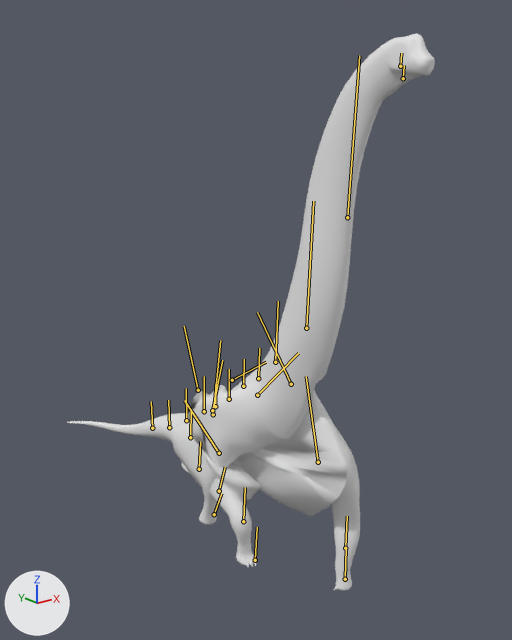
What one commit did to the glTF model bichos/modelos/braquiossauro.glb.
Rendered twice from a camera (50 mm lens) standing at (-16.0, -23.7, 18.2) and looking at (1.4, -2.0, 9.5). Every picture has the same lights, and +X, +Y and +Z are marked at lower left. The older version comes first. Both versions are drawn at frame 27 of the action 'correr'; the numbers are the values there. The bones that change, and the others that lie on the model, are drawn over the model as lines.

The first picture shows 'braquiossauro_malha_0'.
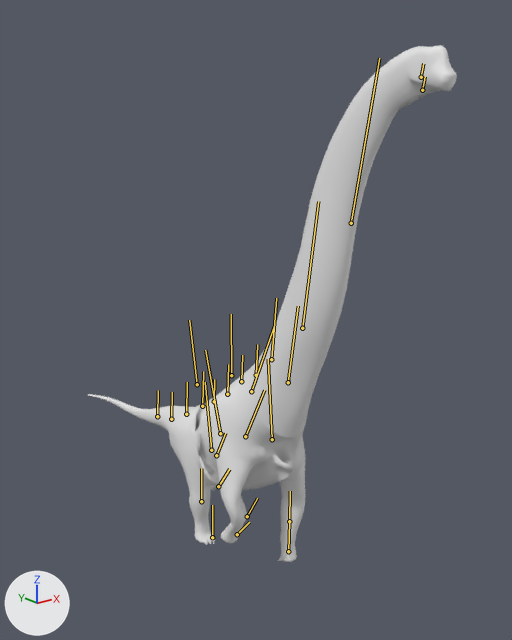
What the commit changed:
Bone 'quadril' (bone_quadril) moves from (0.01, -0.29, 0.0) to (-0.06, -0.05, 0.0).
Bone 'quadril' (bone_quadril) turns from (2, 0, 0) to (3, -1, -1) degrees about its own x, y and z.
Bone 'coluna_1' (bone_coluna_1) turns from (0, 0, 0) to (0, -1, 0) degrees about its own x, y and z.
Bone 'coluna_2' (bone_coluna_2) turns from (0, 0, 0) to (0, -1, 0) degrees about its own x, y and z.
Bone 'coluna_3' (bone_coluna_3) turns from (0, 0, 0) to (0, -1, 0) degrees about its own x, y and z.
Bone 'pescoco_1' (bone_pescoco_1) turns from (0, 0, 0) to (2, 1, 0) degrees about its own x, y and z.
Bone 'pescoco_2' (bone_pescoco_2) turns from (0, 0, 0) to (2, 1, 0) degrees about its own x, y and z.
Bone 'pescoco_3' (bone_pescoco_3) turns from (0, 0, 0) to (2, 1, 0) degrees about its own x, y and z.
Bone 'ombro_E' (bone_ombro_e) turns from (-42, 0, 0) to (5, 0, 0) degrees about its own x, y and z.
Bone 'antebraco_E' (bone_antebraco_e) turns from (28, 0, 0) to (-15, 0, 0) degrees about its own x, y and z.
Bone 'mao_E' (bone_mao_e) turns from (13, 0, 0) to (7, 0, 0) degrees about its own x, y and z.
Bone 'ombro_D' (bone_ombro_d) turns from (42, 0, 0) to (22, 0, 0) degrees about its own x, y and z.
Bone 'antebraco_D' (bone_antebraco_d) turns from (-33, 0, 0) to (-45, 0, 0) degrees about its own x, y and z.
Bone 'mao_D' (bone_mao_d) turns from (8, 0, 0) to (51, 0, 0) degrees about its own x, y and z.
Bone 'cauda_1' (bone_cauda_1) turns from (0, 2, 0) to (1, -1, 0) degrees about its own x, y and z.
Bone 'cauda_2' (bone_cauda_2) turns from (0, 2, 0) to (1, 0, 0) degrees about its own x, y and z.
Bone 'cauda_3' (bone_cauda_3) turns from (-1, 3, 0) to (1, 1, 0) degrees about its own x, y and z.
Bone 'cauda_4' (bone_cauda_4) turns from (-1, 3, 0) to (0, 1, 0) degrees about its own x, y and z.
Bone 'coxa_E' (bone_coxa_e) turns from (55, 0, 0) to (-4, 0, 0) degrees about its own x, y and z.
Bone 'canela_E' (bone_canela_e) turns from (-39, 0, 0) to (27, 0, 0) degrees about its own x, y and z.
Bone 'pe_E' (bone_pe_e) turns from (-12, 0, 0) to (1, 0, 0) degrees about its own x, y and z.
Bone 'coxa_D' (bone_coxa_d) turns from (-22, 0, 0) to (-13, 0, 0) degrees about its own x, y and z.
Bone 'canela_D' (bone_canela_d) turns from (-39, 0, 0) to (2, 0, 0) degrees about its own x, y and z.
Bone 'pe_D' (bone_pe_d) turns from (62, 0, 0) to (9, 0, 0) degrees about its own x, y and z.

What differs and where, as boxes [x1, y1, x2, y2] in the pictures (512 x 640 px):
'braquiossauro_malha_0', posed (7% shorter): before [66, 33, 435, 591]; after [88, 45, 457, 562]
bone 'quadril', root to tip: before (215, 406) to (215, 384); after (214, 401) to (214, 379)
bone 'coluna_1', root to tip: before (229, 399) to (229, 369); after (227, 394) to (228, 364)
bone 'coluna_2', root to tip: before (243, 386) to (244, 359); after (241, 381) to (242, 355)
bone 'coluna_3', root to tip: before (258, 378) to (259, 348); after (256, 375) to (257, 344)
bone 'pescoco_1', root to tip: before (275, 362) to (278, 301); after (271, 359) to (276, 298)
bone 'pescoco_2', root to tip: before (306, 328) to (313, 201); after (302, 328) to (318, 201)
bone 'pescoco_3', root to tip: before (347, 217) to (359, 55); after (351, 223) to (379, 58)
bone 'ombro_E', root to tip: before (291, 384) to (257, 312); after (288, 382) to (298, 306)
bone 'antebraco_E', root to tip: before (318, 462) to (306, 376); after (272, 439) to (268, 359)
bone 'mao_E', root to tip: before (345, 548) to (347, 516); after (289, 521) to (290, 491)
bone 'ombro_D', root to tip: before (257, 395) to (298, 353); after (251, 391) to (274, 326)
bone 'antebraco_D', root to tip: before (213, 414) to (220, 340); after (220, 433) to (205, 350)
bone 'mao_D', root to tip: before (219, 491) to (225, 467); after (247, 516) to (257, 498)
bone 'cauda_1', root to tip: before (204, 411) to (204, 376); after (202, 406) to (203, 371)
bone 'cauda_2', root to tip: before (186, 420) to (186, 388); after (186, 414) to (187, 382)
bone 'cauda_3', root to tip: before (169, 427) to (168, 400); after (171, 419) to (172, 392)
bone 'cauda_4', root to tip: before (152, 428) to (151, 401); after (157, 416) to (158, 390)
bone 'coxa_E', root to tip: before (232, 380) to (266, 362); after (231, 375) to (231, 314)
bone 'canela_E', root to tip: before (212, 410) to (222, 360); after (245, 436) to (264, 390)
bone 'pe_E', root to tip: before (190, 437) to (191, 409); after (216, 455) to (225, 433)
bone 'coxa_D', root to tip: before (198, 390) to (184, 326); after (197, 384) to (189, 320)
bone 'canela_D', root to tip: before (219, 453) to (184, 400); after (211, 450) to (205, 382)
bone 'pe_D', root to tip: before (243, 521) to (245, 487); after (201, 501) to (201, 468)
